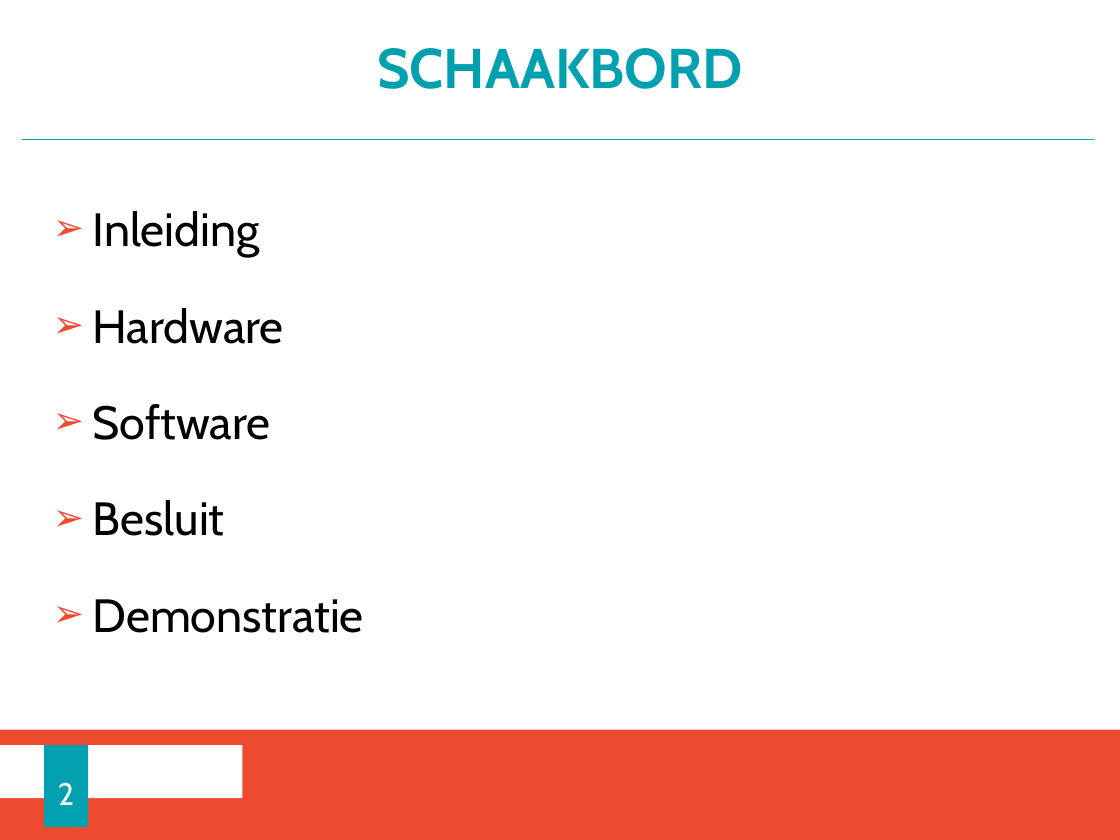
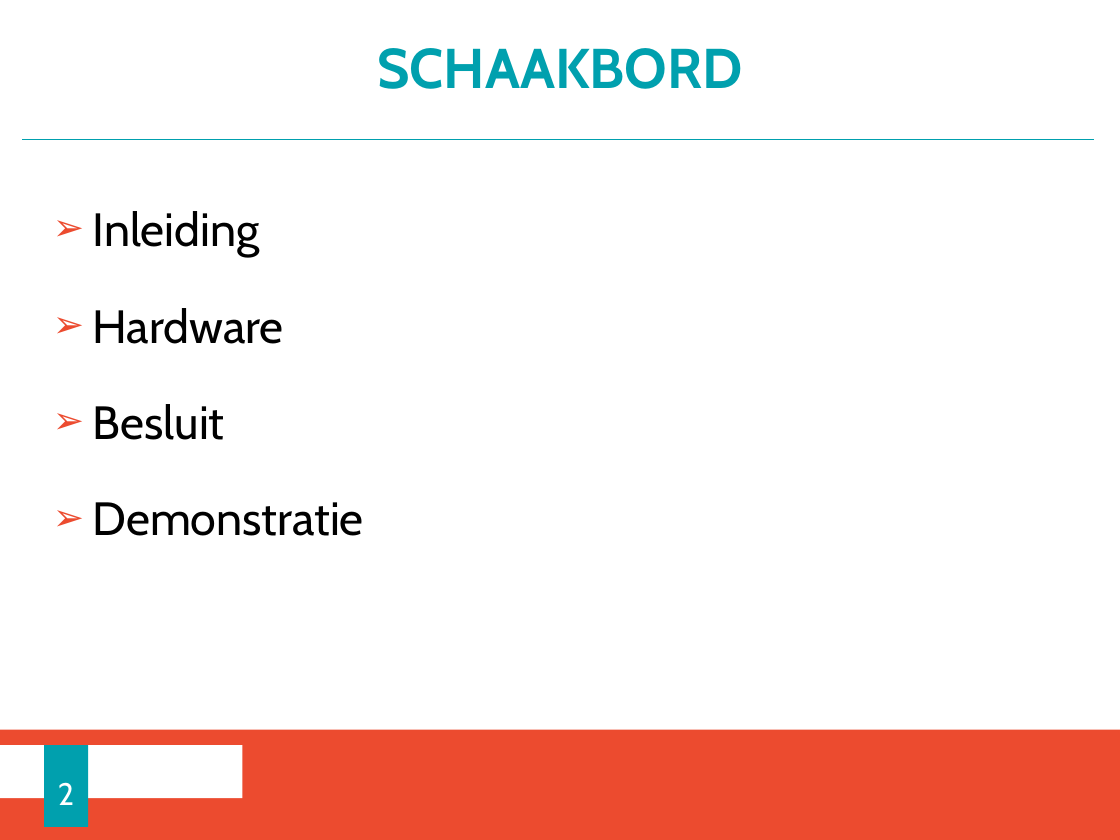
Before and after one commit to HeMatthias/E-Schaakbord, a slide deck: slide 2 of Schaakbord_PPT.pptx. Drawn at 1120x840 pixels with LibreOffice and Linux fonts; fonts in the diff are those of the drawing; background and template pictures are left out. Boxes give left, top, right and bottom in pixels: in the first picture for what was removed or moved away, otherwise in the second. Text is boxed around its words. In the diff, an @@ line names an element or a change of style, - is before the commit and + after.

```diff
--- a/Schaakbord_PPT.pptx
+++ b/Schaakbord_PPT.pptx
@@ text at (93, 404, 271, 440): paragraph removed @@
-➢ Software
```
Also in this commit, not shown: 7 other slides changed, 4 slides added, 10 slides removed, 14 other files.
